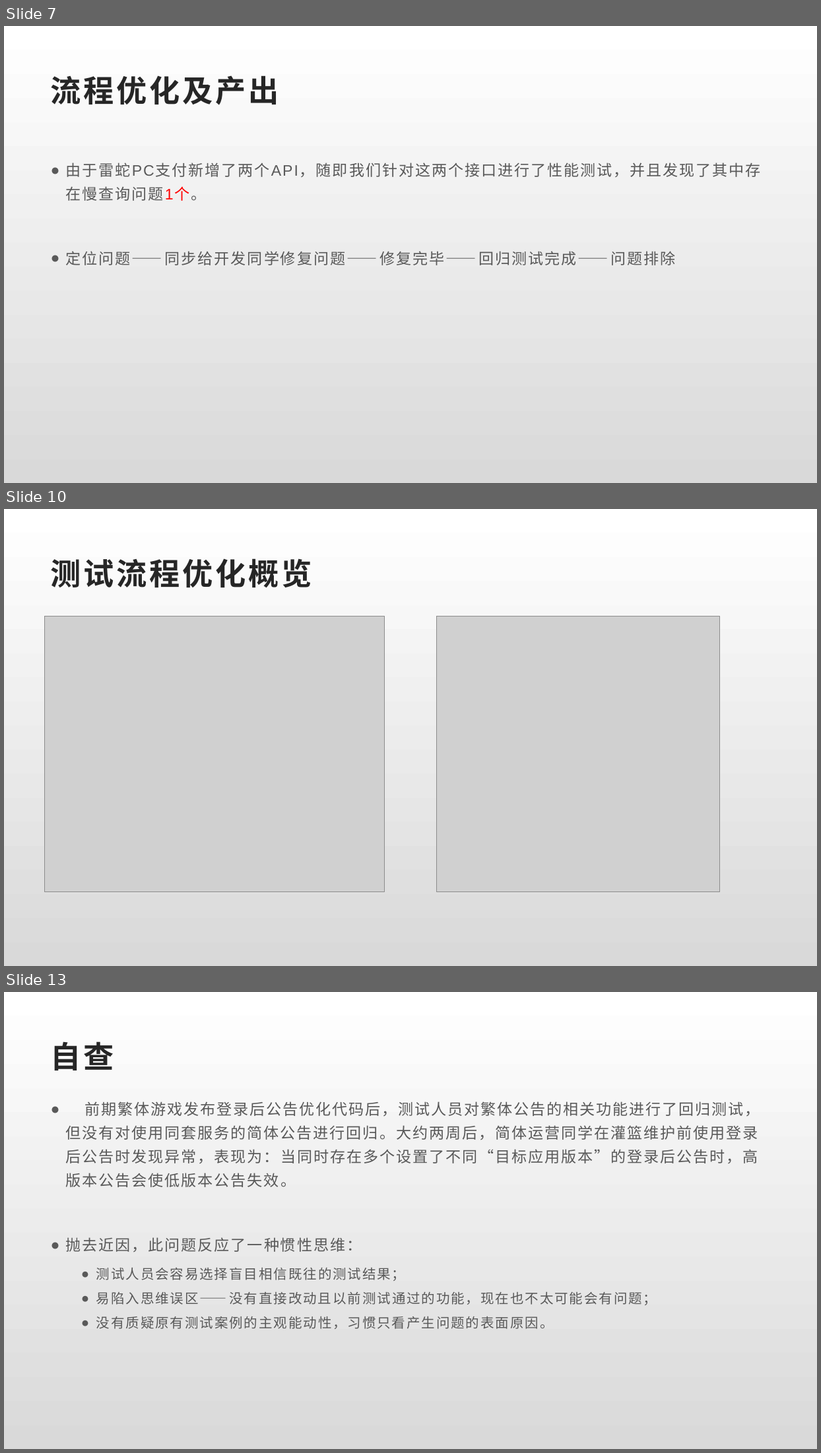
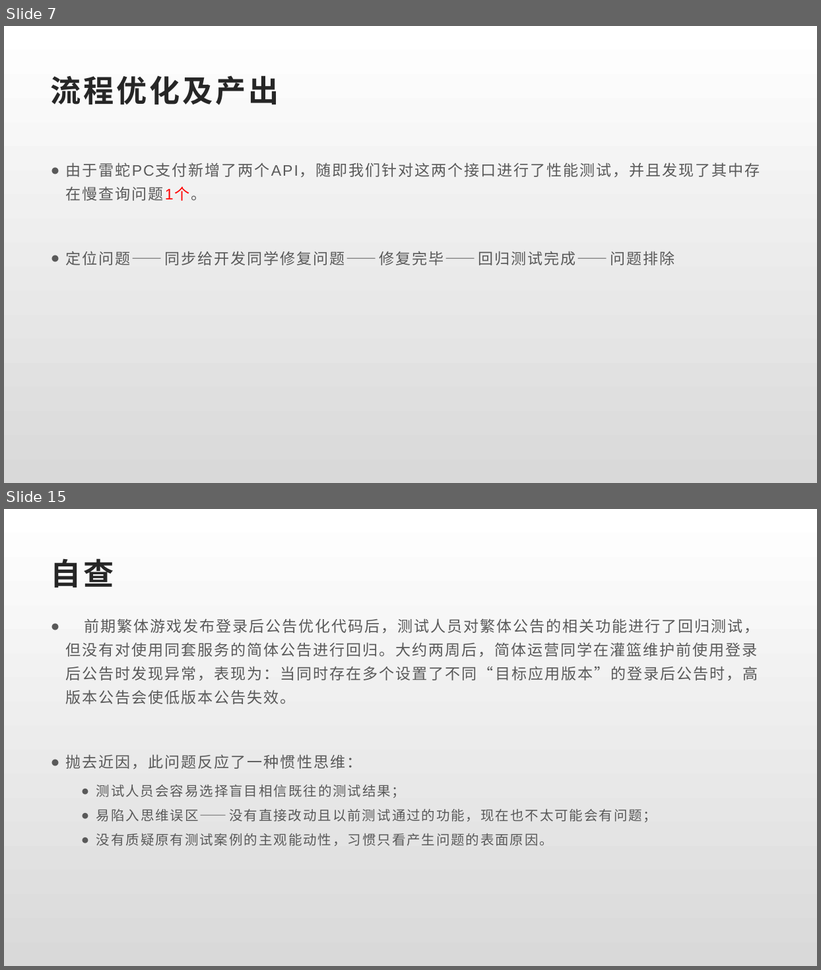
Before and after one commit to Rexixe1993/JavaScriptLesson, a slide deck: 全球版灌篮OBT复盘总结.pptx. Shown one above the other, each under a label of ours: slides 7, 10 and 13 before the commit, slides 7 and 15 after it; the slides between them are not shown. The pictures are 821x1453 and 821x970 pixels, drawn with LibreOffice and Linux fonts; fonts in the diff are those of the drawing; grey boxes stand for pictures. Boxes give left, top, right and bottom in pixels: in the first picture for what was removed or moved away, otherwise in the second. Text is boxed around its words. In the diff, an @@ line names an element or a change of style, - is before the commit and + after.

```diff
--- a/全球版灌篮OBT复盘总结.pptx
+++ b/全球版灌篮OBT复盘总结.pptx
@@ slide 10 removed at box(4, 509, 817, 966), background gradient #FFFFFF to #D9D9D9 @@
@@ title removed at box(51, 559, 312, 588) @@
-测试流程优化概览
@@ picture removed at box(45, 617, 385, 892) @@
@@ picture removed at box(436, 617, 720, 892) @@
@@ what was slide 13 is now slide 15 @@
```
Also in this commit, not shown: 3 slides changed, 4 slides added, 1 other slide removed.
